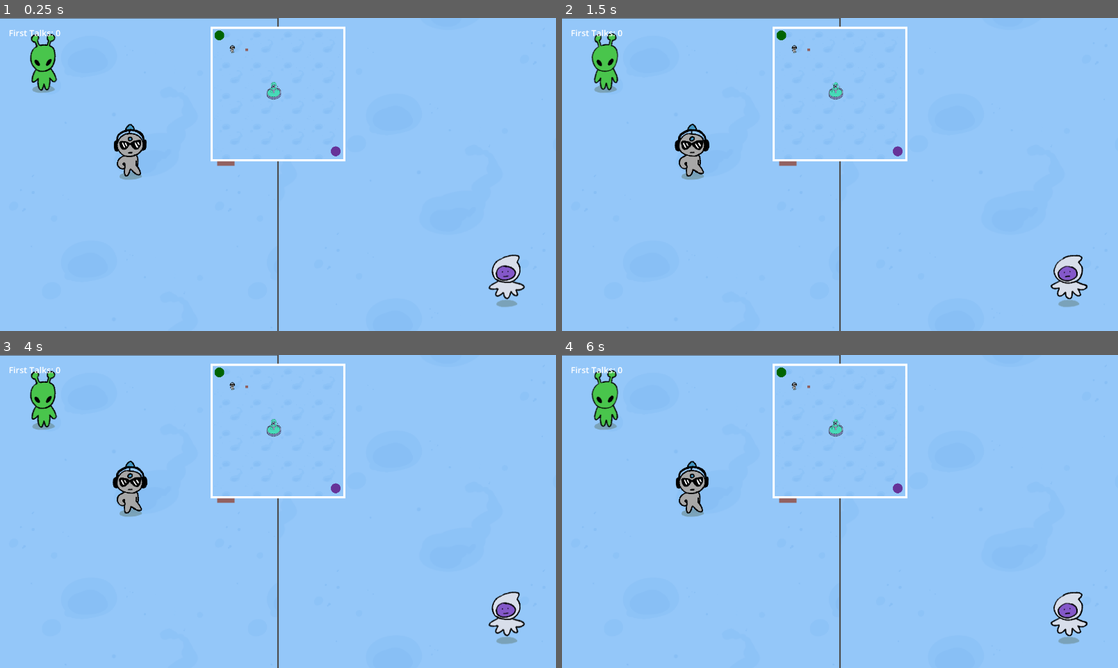
Above: before the commit, frames 1-4 (two rows, left to right).
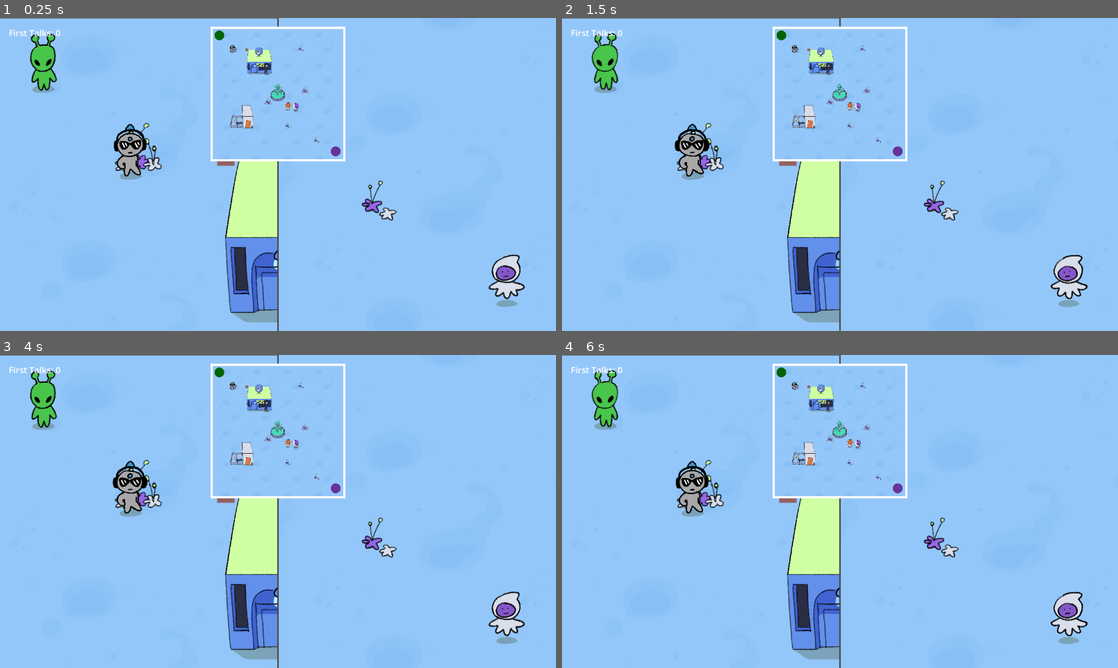
Above: after the commit, the same moments.

Repository: liannie3/wwhataburger
Game: Godot game, scene res://main_game/SpitScreen.tscn
Two runs of this game, one before a commit and one after it. Both use one fixed random seed, a clock stepped at 60 frames per second and the inputs below. This scene is started directly instead of the project's main scene.
Inputs:
- Up to frame 1 (0.25 s): no input
- Up to frame 2 (1.5 s): no input
- Up to frame 3 (4 s): tap Enter at 2.75 s; tap Space at 3.5 s
- Up to frame 4 (6 s): no input

The runs differ from the first frame. In frame 1, 5.7% of the frame differs, in the area x 20-72%, y 8-98%; in frame 2, 5.7%; in frame 3, 5.7%; in frame 4, 5.7%.

Commit message:
Add more assets

Diff:
--- a/main_game/Arena.tscn
+++ b/main_game/Arena.tscn
@@ -1,7 +1,12 @@
 [gd_scene format=3 uid="uid://gbsug7oj0630"]
 
-[ext_resource type="Texture2D" uid="uid://dm00oaw3as8q5" path="res://assets/background.png" id="1_a5sg1"]
+[ext_resource type="Texture2D" uid="uid://cp4thdtblqvm4" path="res://assets/background.png" id="1_a5sg1"]
 [ext_resource type="PackedScene" uid="uid://i658wphwtwt8" path="res://main_game/obstacles/Building.tscn" id="2_rnooc"]
+[ext_resource type="PackedScene" uid="uid://bmd4cdc5newjr" path="res://main_game/obstacles/Dogs.tscn" id="3_oinp3"]
+[ext_resource type="PackedScene" uid="uid://bf7l03yrk08mf" path="res://main_game/obstacles/Cafe.tscn" id="4_jqqy1"]
+[ext_resource type="PackedScene" uid="uid://dc5gu6upbjqet" path="res://main_game/obstacles/Chairs.tscn" id="5_jqqy1"]
+[ext_resource type="PackedScene" uid="uid://dorxl8envqj2i" path="res://main_game/obstacles/FlowerA.tscn" id="6_mc12f"]
+[ext_resource type="PackedScene" uid="uid://dpow1lxvymt8" path="res://main_game/obstacles/FlowerB.tscn" id="7_q0pqe"]
 
 [sub_resource type="RectangleShape2D" id="RectangleShape2D_top"]
 size = Vector2(2038, 20)
@@ -53,4 +58,31 @@
 shape = SubResource("RectangleShape2D_right")
 
 [node name="Building" parent="." unique_id=204772846 instance=ExtResource("2_rnooc")]
-position = Vector2(936, 951)
+position = Vector2(995, 980)
+
+[node name="Cafe" parent="." unique_id=810779703 instance=ExtResource("3_oinp3")]
+position = Vector2(442, 1354)
+
+[node name="Cafe2" parent="." unique_id=1561350781 instance=ExtResource("4_jqqy1")]
+position = Vector2(711, 493)
+
+[node name="Chairs" parent="." unique_id=400679283 instance=ExtResource("5_jqqy1")]
+position = Vector2(1213, 1193)
+
+[node name="FlowerA" parent="." unique_id=237767976 instance=ExtResource("6_mc12f")]
+position = Vector2(847, 1103)
+
+[node name="FlowerA2" parent="." unique_id=1799896254 instance=ExtResource("7_q0pqe")]
+position = Vector2(1159, 1475)
+
+[node name="FlowerA5" parent="." unique_id=1506743279 instance=ExtResource("6_mc12f")]
+position = Vector2(318, 298)
+
+[node name="FlowerA6" parent="." unique_id=106442931 instance=ExtResource("7_q0pqe")]
+position = Vector2(1353, 298)
+
+[node name="FlowerA8" parent="." unique_id=338118497 instance=ExtResource("7_q0pqe")]
+position = Vector2(1593, 1698)
+
+[node name="FlowerA9" parent="." unique_id=1486506321 instance=ExtResource("6_mc12f")]
+position = Vector2(1413, 929)
--- a/main_game/obstacles/Building.tscn
+++ b/main_game/obstacles/Building.tscn
@@ -4,7 +4,7 @@
 [ext_resource type="Texture2D" uid="uid://bjqtqcal65xl0" path="res://assets/fountain2.PNG" id="2_d3bf0"]
 
 [sub_resource type="RectangleShape2D" id="RectangleShape2D_kvidj"]
-size = Vector2(227, 266)
+size = Vector2(203, 156)
 
 [sub_resource type="SpriteFrames" id="SpriteFrames_71cv4"]
 animations = [{
@@ -23,7 +23,7 @@
 [node name="Building" type="StaticBody2D" unique_id=204772846]
 
 [node name="CollisionShape2D" type="CollisionShape2D" parent="." unique_id=202534680]
-position = Vector2(-0.5, -4)
+position = Vector2(1.5, -44)
 shape = SubResource("RectangleShape2D_kvidj")
 
 [node name="AnimatedSprite2D" type="AnimatedSprite2D" parent="." unique_id=482328129]
--- /dev/null
+++ b/main_game/obstacles/Cafe.tscn
@@ -0,0 +1,32 @@
+[gd_scene format=3 uid="uid://bf7l03yrk08mf"]
+
+[ext_resource type="Texture2D" uid="uid://cgquyk4gor31c" path="res://assets/Cafe1.PNG" id="1_i14jy"]
+[ext_resource type="Texture2D" uid="uid://8t7mkwpakti4" path="res://assets/Cafe2.PNG" id="2_fwdfh"]
+
+[sub_resource type="RectangleShape2D" id="RectangleShape2D_v8ar8"]
+size = Vector2(356, 284)
+
+[sub_resource type="SpriteFrames" id="SpriteFrames_4om3r"]
+animations = [{
+"frames": [{
+"duration": 1.0,
+"texture": ExtResource("1_i14jy")
+}, {
+"duration": 1.0,
+"texture": ExtResource("2_fwdfh")
+}],
+"loop": true,
+"name": &"idle",
+"speed": 2.5
+}]
+
+[node name="Cafe" type="StaticBody2D" unique_id=810779703]
+
+[node name="CollisionShape2D" type="CollisionShape2D" parent="." unique_id=661171386]
+position = Vector2(-2, -28)
+shape = SubResource("RectangleShape2D_v8ar8")
+
+[node name="AnimatedSprite2D" type="AnimatedSprite2D" parent="." unique_id=1251161249]
+sprite_frames = SubResource("SpriteFrames_4om3r")
+animation = &"idle"
+autoplay = "idle"
--- /dev/null
+++ b/main_game/obstacles/Chairs.tscn
@@ -0,0 +1,15 @@
+[gd_scene format=3 uid="uid://dc5gu6upbjqet"]
+
+[ext_resource type="Texture2D" uid="uid://cyb852nv2as6m" path="res://assets/Chairs.PNG" id="1_7lo1r"]
+
+[sub_resource type="RectangleShape2D" id="RectangleShape2D_nohji"]
+size = Vector2(196, 66)
+
+[node name="Chairs" type="StaticBody2D" unique_id=400679283]
+
+[node name="CollisionShape2D" type="CollisionShape2D" parent="." unique_id=1774960304]
+position = Vector2(-3, -32)
+shape = SubResource("RectangleShape2D_nohji")
+
+[node name="Sprite2D" type="Sprite2D" parent="." unique_id=427385555]
+texture = ExtResource("1_7lo1r")
--- /dev/null
+++ b/main_game/obstacles/Dogs.tscn
@@ -0,0 +1,51 @@
+[gd_scene format=3 uid="uid://bmd4cdc5newjr"]
+
+[ext_resource type="Texture2D" uid="uid://eqvdvp6ll268" path="res://assets/Dog1.PNG" id="1_61cko"]
+[ext_resource type="Texture2D" uid="uid://c72k0262pnpeh" path="res://assets/Dog2.PNG" id="2_0agm2"]
+[ext_resource type="Texture2D" uid="uid://jrr0b60p8kuv" path="res://assets/Dog3.PNG" id="3_u5xwl"]
+[ext_resource type="Texture2D" uid="uid://b66rkw4vb3twv" path="res://assets/Dog4.PNG" id="4_6eodc"]
+[ext_resource type="Texture2D" uid="uid://ctdwuiewty3jf" path="res://assets/Dog5.PNG" id="5_4dpq1"]
+
+[sub_resource type="RectangleShape2D" id="RectangleShape2D_v8ar8"]
+size = Vector2(322, 265)
+
+[sub_resource type="SpriteFrames" id="SpriteFrames_4om3r"]
+animations = [{
+"frames": [{
+"duration": 1.0,
+"texture": ExtResource("1_61cko")
+}, {
+"duration": 1.0,
+"texture": ExtResource("2_0agm2")
+}, {
+"duration": 1.0,
+"texture": ExtResource("3_u5xwl")
+}, {
+"duration": 1.0,
+"texture": ExtResource("4_6eodc")
+}, {
+"duration": 1.0,
+"texture": ExtResource("5_4dpq1")
+}, {
+"duration": 1.0,
+"texture": ExtResource("4_6eodc")
+}, {
+"duration": 1.0,
+"texture": ExtResource("3_u5xwl")
+}],
+"loop": true,
+"name": &"idle",
+"speed": 15.0
+}]
+
+[node name="Cafe" type="StaticBody2D" unique_id=810779703]
+
+[node name="CollisionShape2D" type="CollisionShape2D" parent="." unique_id=661171386]
+position = Vector2(10, -43.5)
+shape = SubResource("RectangleShape2D_v8ar8")
+
+[node name="AnimatedSprite2D" type="AnimatedSprite2D" parent="." unique_id=1251161249]
+sprite_frames = SubResource("SpriteFrames_4om3r")
+animation = &"idle"
+autoplay = "idle"
+frame_progress = 0.4867571
--- /dev/null
+++ b/main_game/obstacles/FlowerA.tscn
@@ -0,0 +1,8 @@
+[gd_scene format=3 uid="uid://dorxl8envqj2i"]
+
+[ext_resource type="Texture2D" uid="uid://cym6nwbt66klp" path="res://assets/FlowersA.PNG" id="1_r58ay"]
+
+[node name="FlowerA" type="StaticBody2D" unique_id=237767976]
+
+[node name="Sprite2D" type="Sprite2D" parent="." unique_id=136794174]
+texture = ExtResource("1_r58ay")
--- /dev/null
+++ b/main_game/obstacles/FlowerB.tscn
@@ -0,0 +1,8 @@
+[gd_scene format=3 uid="uid://dpow1lxvymt8"]
+
+[ext_resource type="Texture2D" uid="uid://b6cukdlqudpke" path="res://assets/FlowersB.PNG" id="1_llchy"]
+
+[node name="FlowerA" type="StaticBody2D" unique_id=237767976]
+
+[node name="Sprite2D" type="Sprite2D" parent="." unique_id=155003511]
+texture = ExtResource("1_llchy")
--- /dev/null
+++ b/main_game/obstacles/Observatory.tscn
@@ -0,0 +1,15 @@
+[gd_scene format=3 uid="uid://b8gb3d3equhqb"]
+
+[ext_resource type="Texture2D" uid="uid://bn3tq5lf2425w" path="res://assets/Observatory.PNG" id="1_41pv4"]
+
+[sub_resource type="RectangleShape2D" id="RectangleShape2D_nohji"]
+size = Vector2(437, 392)
+
+[node name="Chairs" type="StaticBody2D" unique_id=400679283]
+
+[node name="CollisionShape2D" type="CollisionShape2D" parent="." unique_id=1774960304]
+position = Vector2(-3.5, -88)
+shape = SubResource("RectangleShape2D_nohji")
+
+[node name="Sprite2D" type="Sprite2D" parent="." unique_id=427385555]
+texture = ExtResource("1_41pv4")
Binary file added: assets/Cafe1.PNG
Not shown, added: assets/Cafe1.PNG.import
Binary file added: assets/Cafe2.PNG
Not shown, added: assets/Cafe2.PNG.import
Binary file added: assets/Chairs.PNG
Not shown, added: assets/Chairs.PNG.import
Binary file added: assets/Dog1.PNG
Not shown, added: assets/Dog1.PNG.import
Binary file added: assets/Dog2.PNG
Not shown, added: assets/Dog2.PNG.import
Binary file added: assets/Dog3.PNG
Not shown, added: assets/Dog3.PNG.import
(and 10 more such lines)
